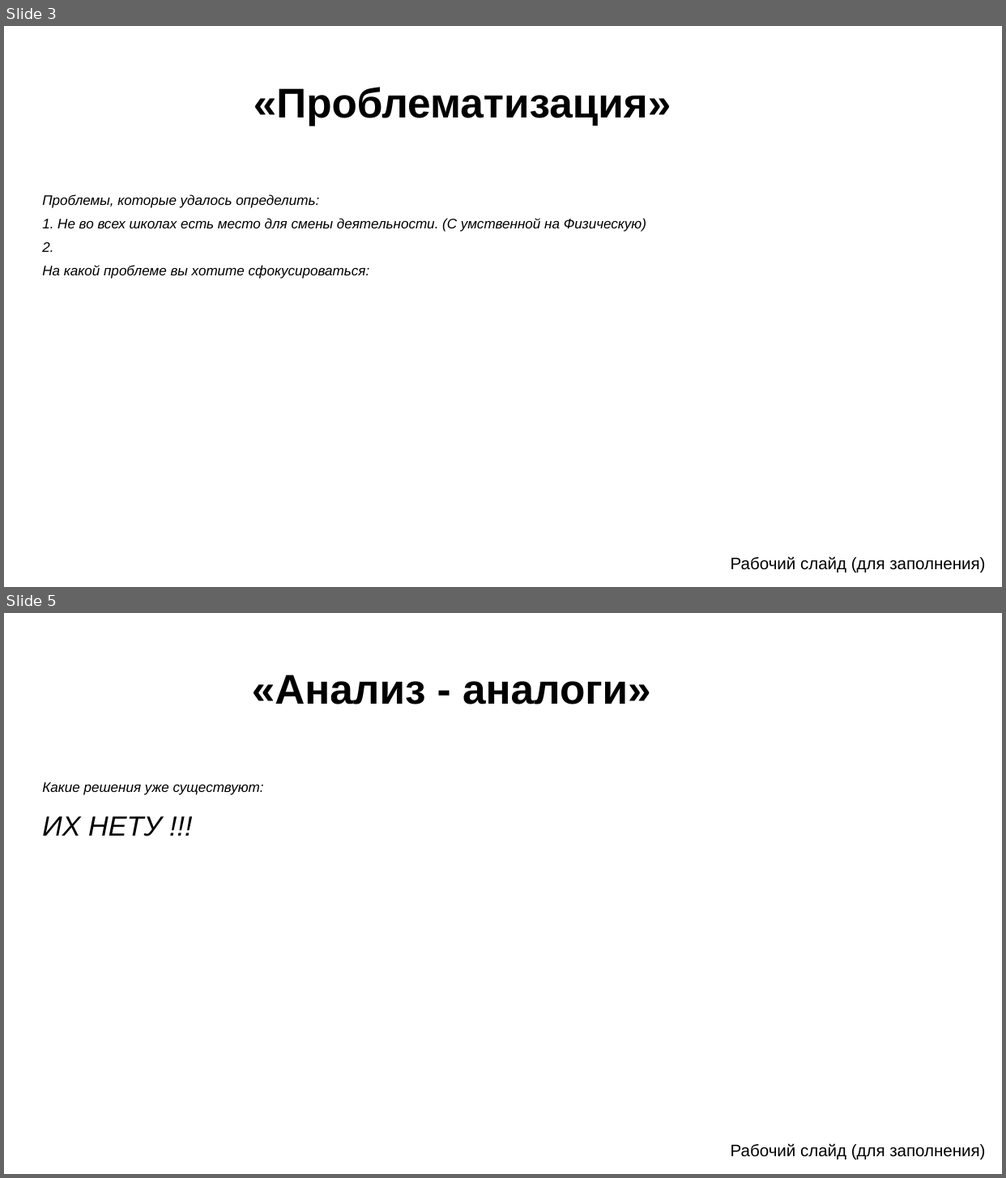
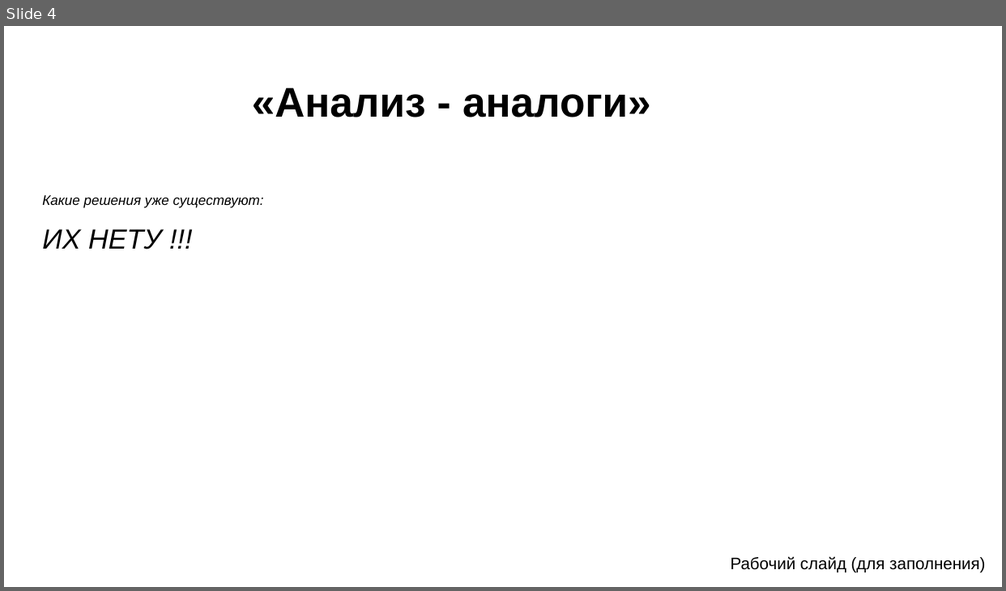
Before and after one commit to Igor20264/humorists-template, a slide deck: Шаблон для презентации.pptx. Shown one above the other, each under a label of ours: slides 3 and 5 before the commit, slide 4 after it; the slides between them are not shown. The pictures are 1006x1178 and 1006x591 pixels, drawn with LibreOffice and Linux fonts; fonts in the diff are those of the drawing; background and template pictures are left out. Boxes give left, top, right and bottom in pixels: in the first picture for what was removed or moved away, otherwise in the second. Text is boxed around its words. In the diff, an @@ line names an element or a change of style, - is before the commit and + after.

```diff
--- a/Шаблон для презентации.pptx
+++ b/Шаблон для презентации.pptx
@@ slide 3 removed at box(4, 26, 1002, 587), background picture (left out) @@
@@ text removed at box(253, 87, 671, 126) @@
-«Проблематизация»
@@ text removed at box(42, 194, 646, 279) @@
-Проблемы, которые удалось определить:
-1. Не во всех школах есть место для смены деятельности. (С умственной на Физическую)
-2.
-На какой проблеме вы хотите сфокусироваться:
@@ text removed at box(731, 557, 985, 574) @@
-Рабочий слайд (для заполнения)
@@ what was slide 5 is now slide 4 @@
```
Also in this commit, not shown: 9 slides changed, 3 slides added, 3 other slides removed, 4 other files.
